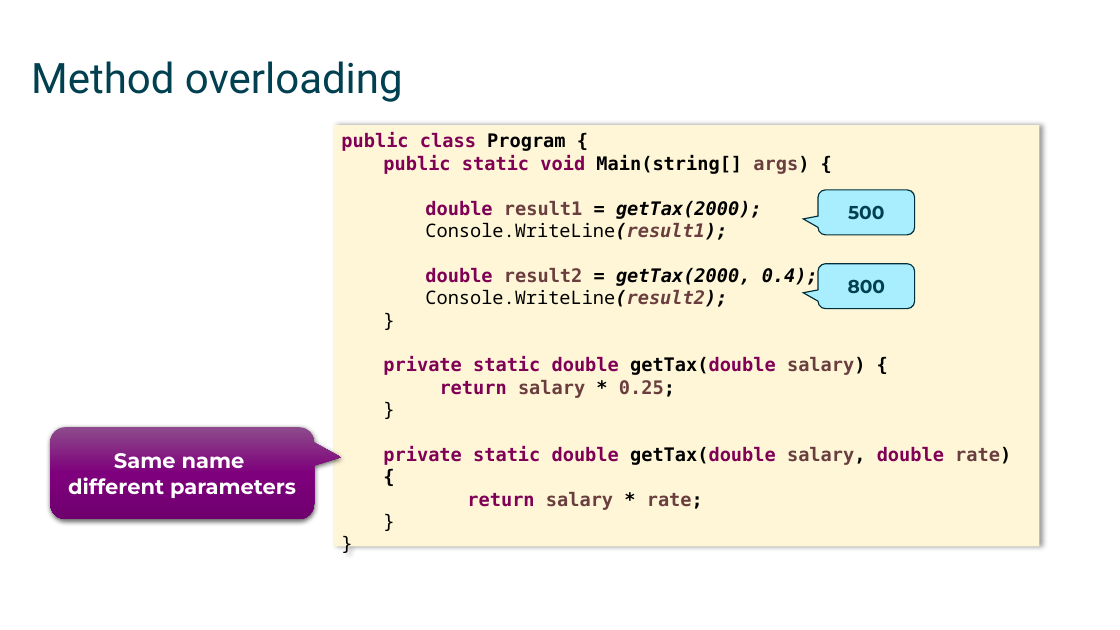
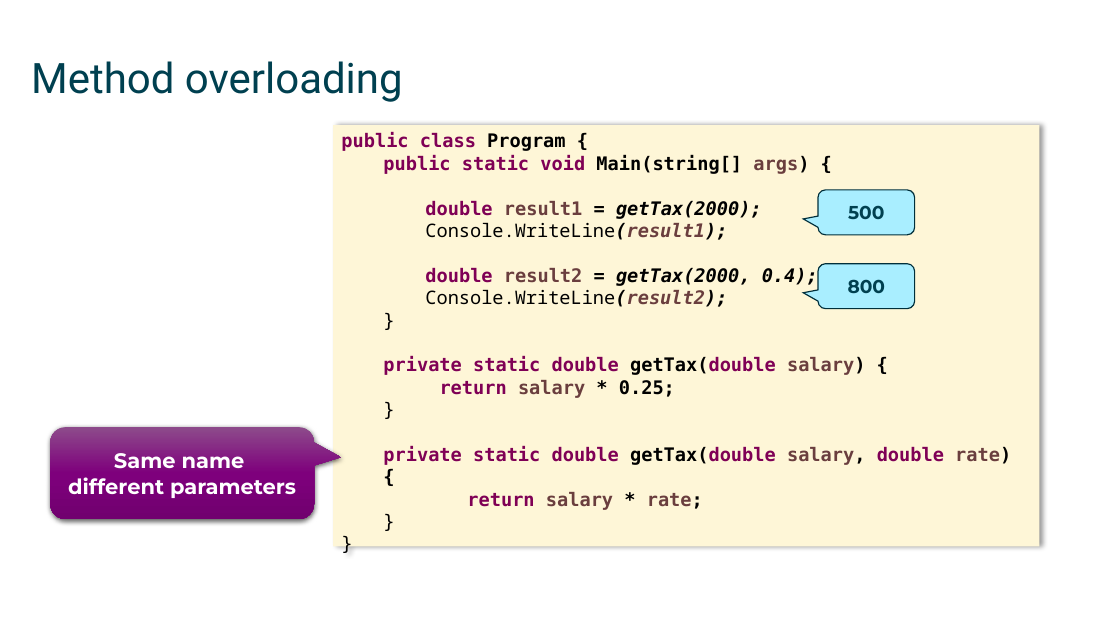
Before and after one commit to mikebaradaran/csharp, a slide deck: slide 27 of 01-C# Basics.pptx. Drawn at 1120x630 pixels with LibreOffice and Linux fonts; fonts in the diff are those of the drawing. Boxes give left, top, right and bottom in pixels: in the first picture for what was removed or moved away, otherwise in the second. Text is boxed around its words. In the diff, an @@ line names an element or a change of style, - is before the commit and + after.

```diff
--- a/01-C# Basics.pptx
+++ b/01-C# Basics.pptx
@@ text in rectangle at [383,357,865,398]: text colour #6A3E3E to #000000 in "0.25;" @@
```
Also in this commit, not shown: 4 other slides changed, 2 other files.
